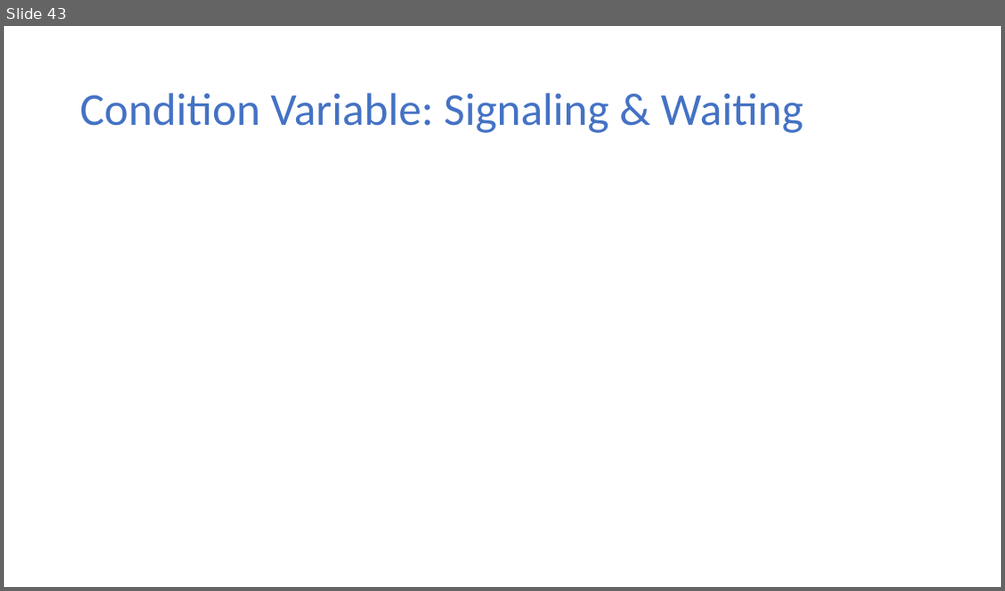
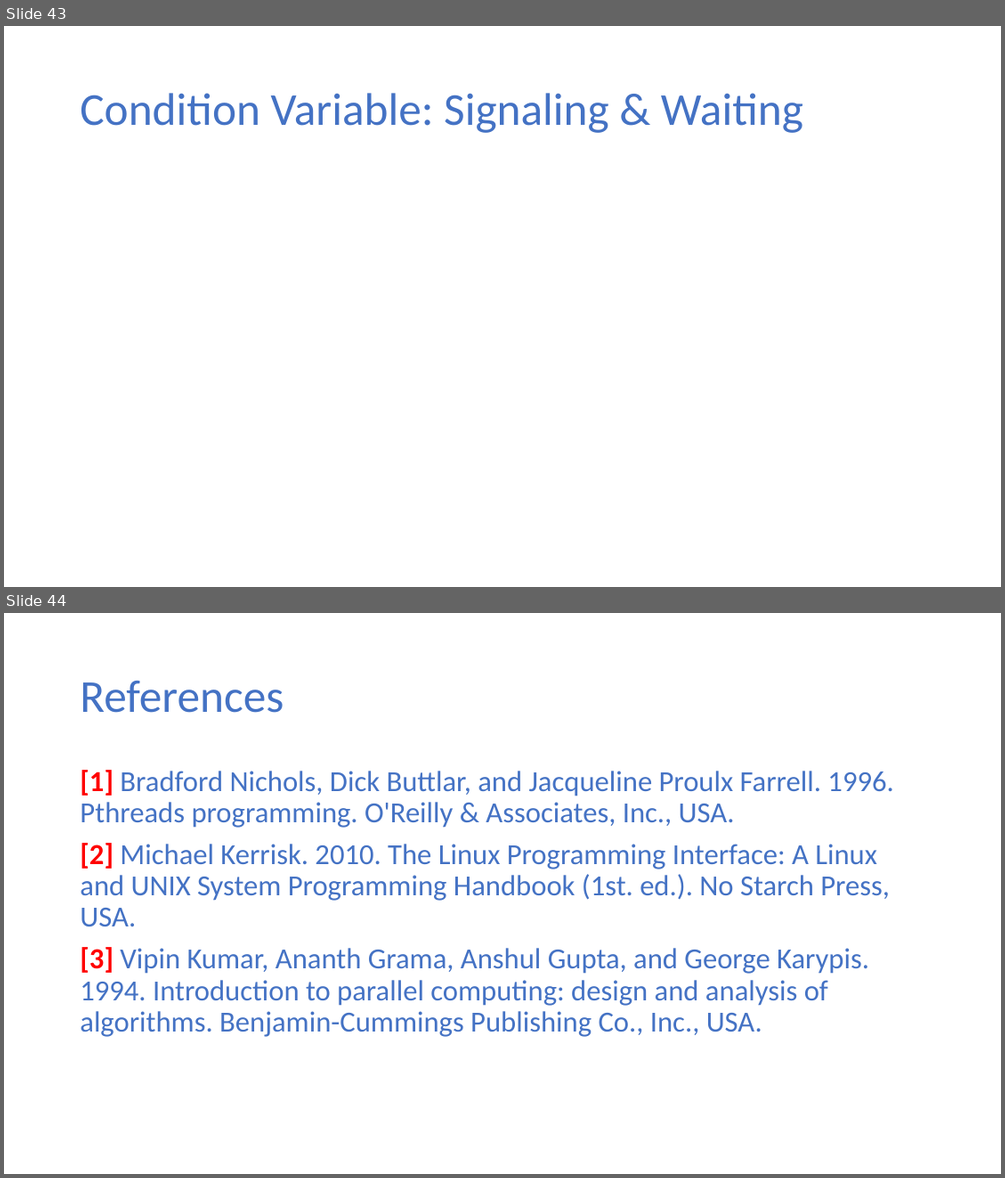
Before and after one commit to ekkapotc/PC, a slide deck: Slides/Lecture 4.pptx. Shown one above the other, each under a label of ours: slide 43 before the commit, slides 43 and 44 after it. The pictures are 1005x591 and 1005x1178 pixels, drawn with LibreOffice and Linux fonts; fonts in the diff are those of the drawing; grey boxes stand for pictures. Boxes give left, top, right and bottom in pixels: in the first picture for what was removed or moved away, otherwise in the second. Text is boxed around its words. In the diff, an @@ line names an element or a change of style, - is before the commit and + after.

```diff
--- a/Slides/Lecture 4.pptx
+++ b/Slides/Lecture 4.pptx
@@ slide 44 added at [4, 613, 1001, 1174], background #FFFFFF @@
@@ title added at [80, 681, 283, 713], 44 pt, text #4472C4 @@
+References
@@ text added at [80, 770, 893, 1037], 28 pt, text #4472C4 @@
+[1] Bradford Nichols, Dick Buttlar, and Jacqueline Proulx Farrell. 1996. Pthreads programming. O'Reilly & Associates, Inc., USA.
+[2] Michael Kerrisk. 2010. The Linux Programming Interface: A Linux and UNIX System Programming Handbook (1st. ed.). No Starch Press, USA.
+[3] Vipin Kumar, Ananth Grama, Anshul Gupta, and George Karypis. 1994. Introduction to parallel computing: design and analysis of algorithms. Benjamin-Cummings Publishing Co., Inc., USA.
```
Also in this commit, not shown: 6 other files.
